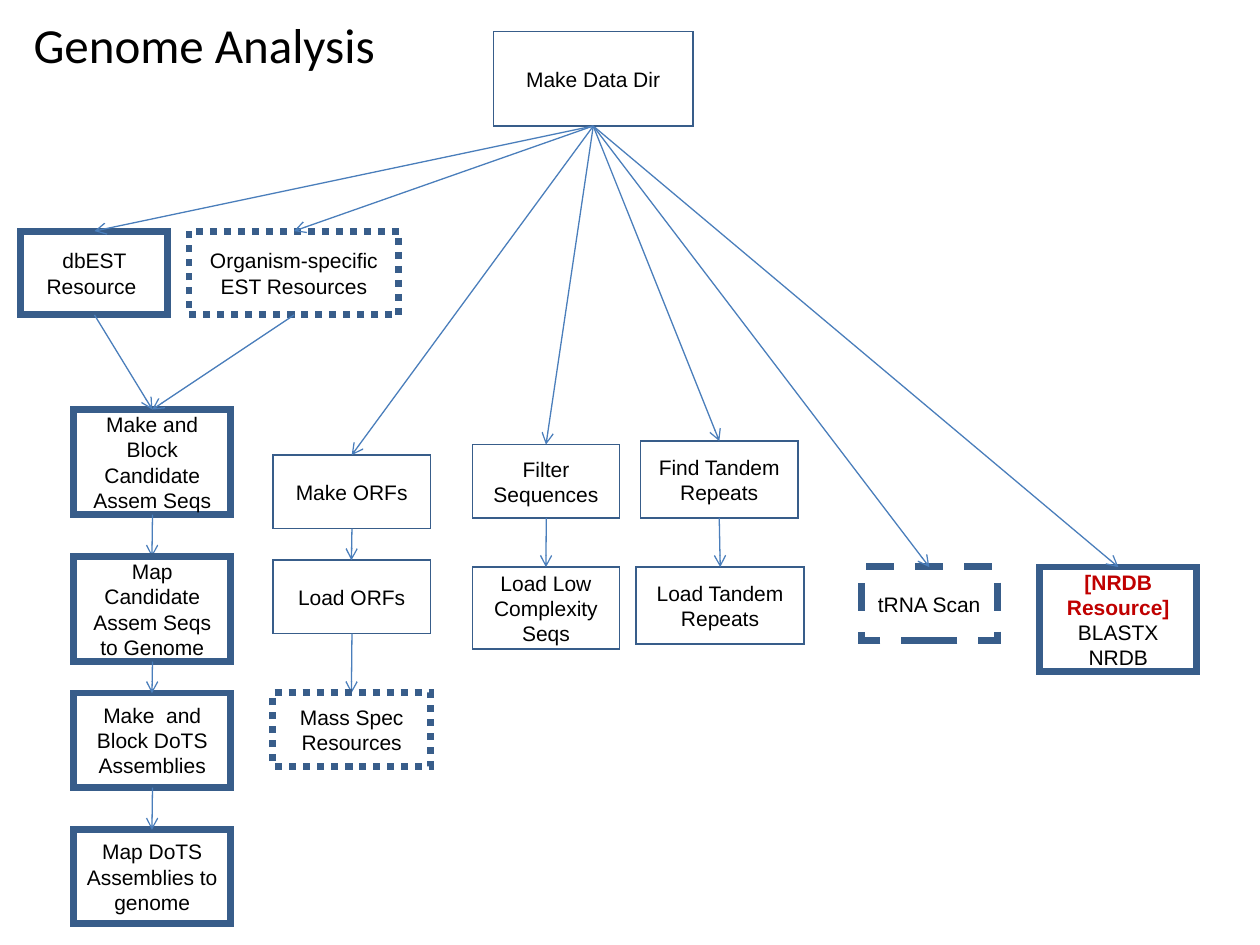
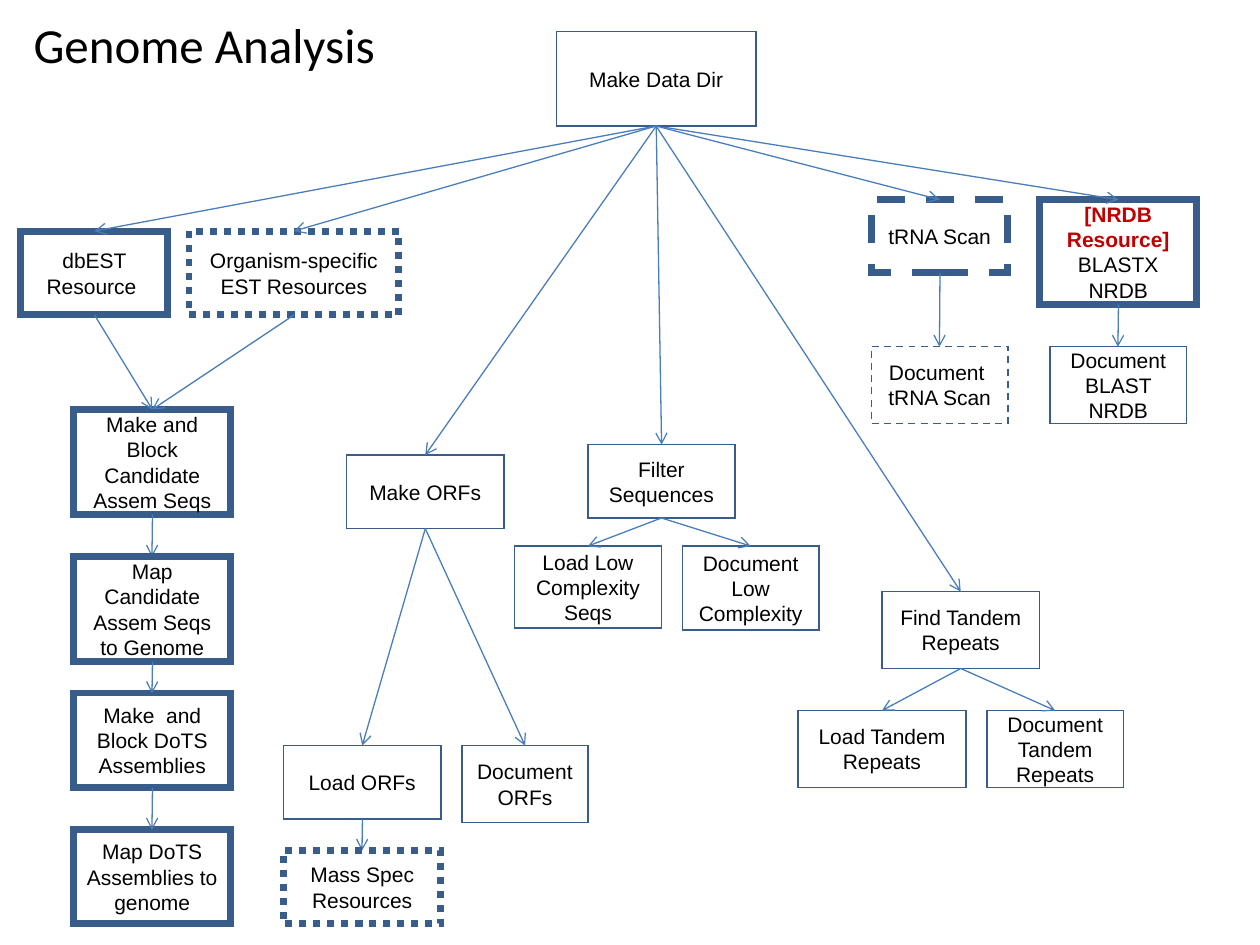
Before and after one commit to VEuPathDB/ApiCommonWorkflow, a slide deck: slide 8 of Main/doc/IntegratedWorkflow.ppt. Drawn at 1260x945 pixels with LibreOffice and Linux fonts; fonts in the diff are those of the drawing. Boxes give left, top, right and bottom in pixels: in the first picture for what was removed or moved away, otherwise in the second. Text is boxed around its words. In the diff, an @@ line names an element or a change of style, - is before the commit and + after.

Commit message:
add documentation steps that were already in xml

```diff
--- a/Main/doc/IntegratedWorkflow.ppt
+++ b/Main/doc/IntegratedWorkflow.ppt
@@ rectangle "Make Data Dir" moved from (x1=494, y1=32, x2=693, y2=126) to (x1=557, y1=32, x2=756, y2=126) @@
@@ arrow moved from (593, 126) - (94, 231) to (656, 126) - (94, 231) @@
@@ arrow moved from (593, 126) - (294, 231) to (656, 126) - (294, 231) @@
@@ arrow moved from (593, 126) - (352, 455) to (656, 126) - (425, 455) @@
@@ arrow moved from (593, 126) - (546, 445) to (656, 126) - (662, 445) @@
@@ arrow moved from (593, 126) - (719, 441) to (656, 126) - (960, 592) @@
@@ arrow moved from (593, 126) - (1119, 567) to (656, 126) - (1119, 199) @@
@@ arrow moved from (593, 126) - (930, 567) to (656, 126) - (940, 199) @@
@@ rectangle "tRNA Scan" moved from (x1=861, y1=567, x2=997, y2=640) to (x1=872, y1=199, x2=1008, y2=272) @@
@@ rectangle "[NRDB Resource]" moved from (x1=1040, y1=567, x2=1197, y2=672) to (x1=1040, y1=199, x2=1197, y2=304) @@
@@ arrow added from (940, 273) to (940, 346), #4A7EBB 0.74 pt @@
@@ arrow added from (1119, 305) to (1118, 346), #4A7EBB 0.74 pt @@
@@ rectangle added at (x1=872, y1=346, x2=1008, y2=423), outline #385D8A 0.99 pt dashed, 12 pt, text #000000 @@
+Document
+tRNA Scan
@@ rectangle added at (x1=1050, y1=346, x2=1186, y2=423), outline #385D8A 0.99 pt, 12 pt, text #000000 @@
+Document BLAST NRDB
@@ rectangle "Filter Sequences" moved from (x1=472, y1=445, x2=620, y2=518) to (x1=588, y1=445, x2=736, y2=518) @@
@@ rectangle "Make ORFs" moved from (x1=273, y1=455, x2=431, y2=528) to (x1=346, y1=455, x2=504, y2=528) @@
@@ arrow moved from (352, 529) - (352, 561) to (426, 528) - (362, 746) @@
@@ arrow added from (426, 528) to (525, 746), #4A7EBB 0.74 pt @@
@@ arrow moved from (547, 518) - (546, 567) to (662, 518) - (588, 546) @@
@@ arrow added from (662, 518) to (751, 546), #4A7EBB 0.74 pt @@
@@ rectangle "Load Low Complexity Seqs" moved from (x1=472, y1=567, x2=620, y2=649) to (x1=514, y1=546, x2=662, y2=627) @@
@@ rectangle added at (x1=683, y1=546, x2=819, y2=630), outline #385D8A 0.99 pt, 12 pt, text #000000 @@
+Document Low Complexity
@@ rectangle "Find Tandem Repeats" moved from (x1=640, y1=441, x2=798, y2=518) to (x1=882, y1=591, x2=1040, y2=668) @@
@@ arrow moved from (719, 518) - (721, 567) to (961, 669) - (882, 711) @@
@@ arrow added from (960, 669) to (1055, 711), #4A7EBB 0.74 pt @@
@@ rectangle "Load Tandem Repeats" moved from (x1=636, y1=567, x2=804, y2=644) to (x1=798, y1=711, x2=965, y2=788) @@
@@ rectangle added at (x1=987, y1=711, x2=1123, y2=788), outline #385D8A 0.99 pt, 12 pt, text #000000 @@
+Document Tandem Repeats
@@ rectangle "Load ORFs" moved from (x1=273, y1=559, x2=431, y2=633) to (x1=284, y1=746, x2=441, y2=819) @@
@@ rectangle added at (x1=462, y1=746, x2=588, y2=823), outline #385D8A 0.99 pt, 12 pt, text #000000 @@
+Document ORFs
@@ arrow moved from (352, 634) - (352, 693) to (363, 819) - (362, 850) @@
@@ rectangle "Mass Spec" moved from (x1=273, y1=693, x2=431, y2=766) to (x1=284, y1=850, x2=441, y2=924) @@
```
Also in this commit, not shown: 1 other slide changed.
